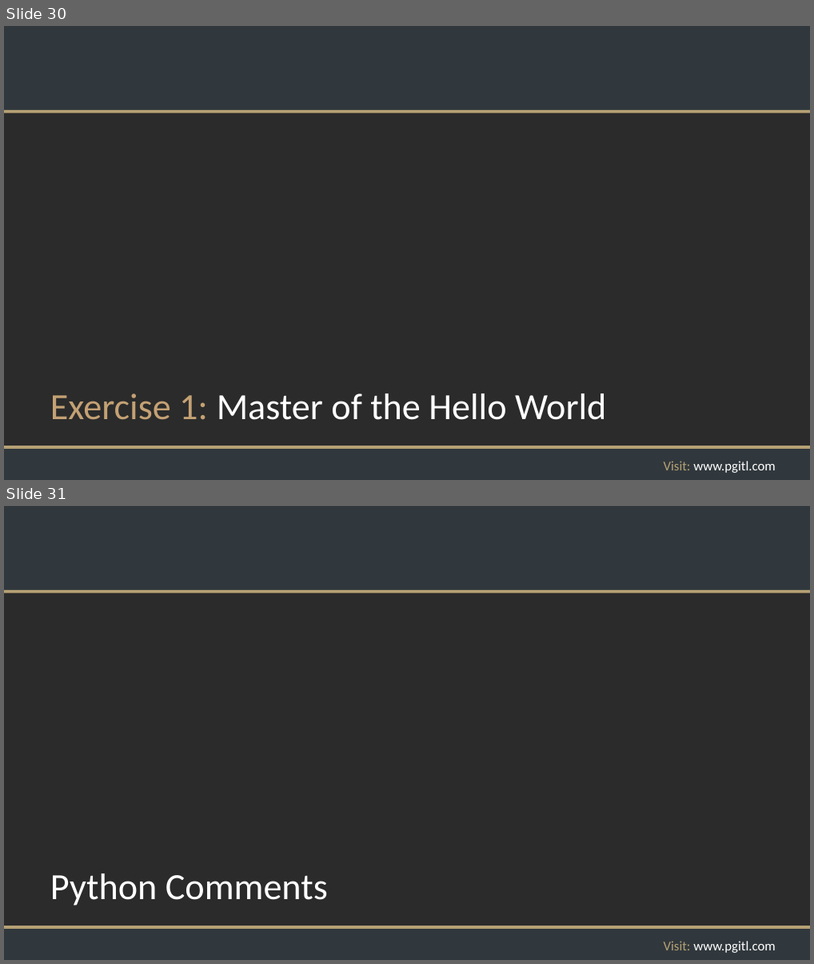
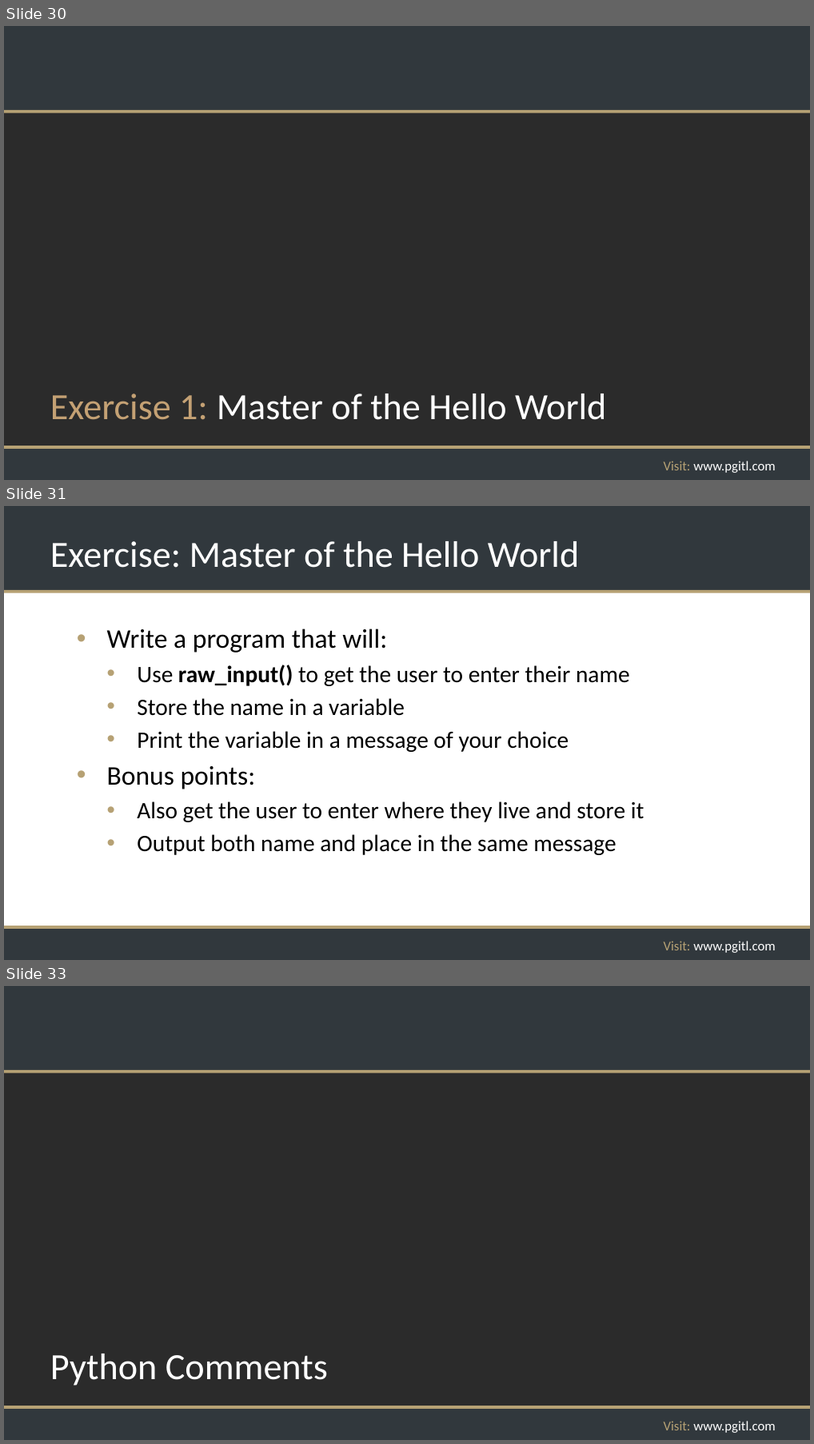
Before and after one commit to rikkouri/project-a, a slide deck: Programming Foundations.pptx. Shown one above the other, each under a label of ours: slides 30 and 31 before the commit, slides 30, 31 and 33 after it; the slides between them are not shown. The pictures are 814x964 and 814x1444 pixels, drawn with LibreOffice and Linux fonts; fonts in the diff are those of the drawing; background and template pictures are left out; a plain dark background stands for a picture behind light text. Boxes give left, top, right and bottom in pixels: in the first picture for what was removed or moved away, otherwise in the second. Text is boxed around its words. In the diff, an @@ line names an element or a change of style, - is before the commit and + after.

Commit message:
Hello World exercise

```diff
--- a/Programming Foundations.pptx
+++ b/Programming Foundations.pptx
@@ slide 31 added at box(4, 506, 810, 960), background #FFFFFF; not listed: 5 template elements that a slide beside it also shows @@
@@ title added at box(50, 541, 579, 568), 44 pt, text #FFFFFF @@
+Exercise: Master of the Hello World
@@ text added at box(107, 628, 645, 855), 28 pt, text #000000 @@
+• Write a program that will:
+  • Use raw_input() to get the user to enter their name
+  • Store the name in a variable
+  • Print the variable in a message of your choice
+• Bonus points:
+  • Also get the user to enter where they live and store it
+  • Output both name and place in the same message
@@ what was slide 31 is now slide 33 @@
```
Also in this commit, not shown: 1 other slide added.
